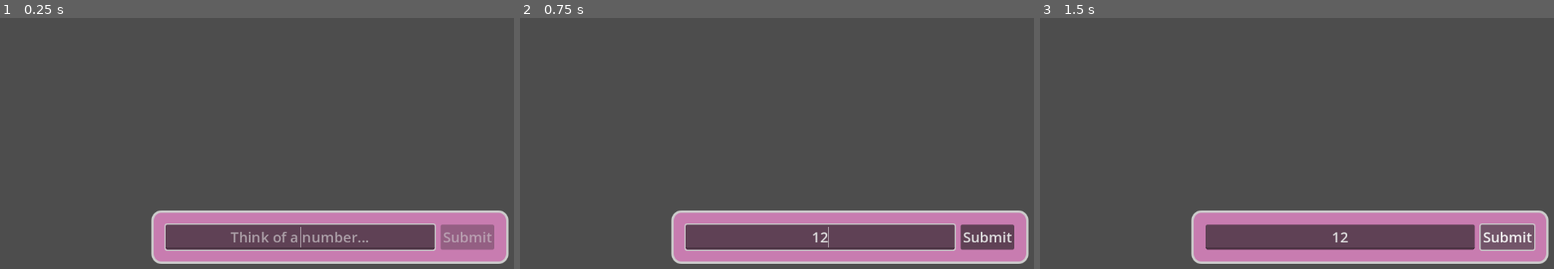
Above: before the commit, frames 1-3 (left to right).
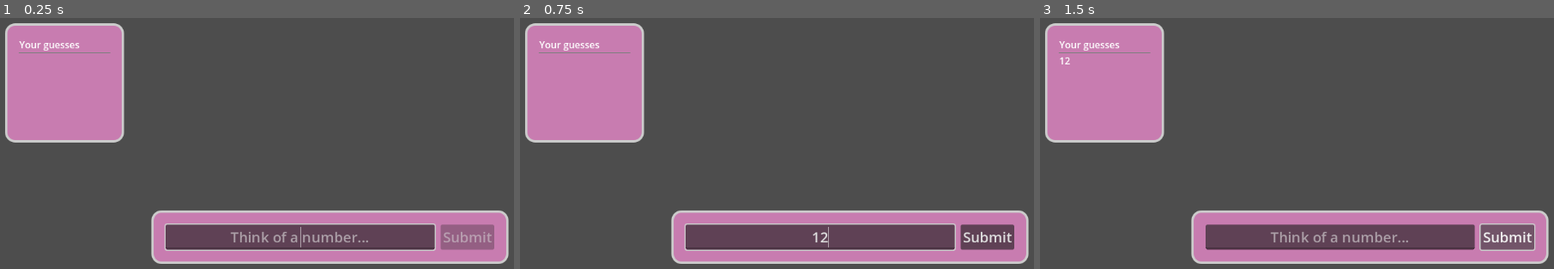
Above: after the commit, the same moments.

Repository: phrasmotica/think-of-a-number
Game: Godot game, scene res://scenes/game.tscn
Two runs of this game, one before a commit and one after it. Both use one fixed random seed, a clock stepped at 60 frames per second and the inputs below.
Inputs (mouse positions are in pixels of both pictures, inside the frame that each line leads up to):
- Up to frame 1 (0.25 s): no input
- Up to frame 2 (0.75 s): click (818, 236) at 0.52 s; type "12" at 0.6 s
- Up to frame 3 (1.5 s): click "Submit" at 1.25 s

The runs differ from the first frame. In frame 1, 11% of the frame differs, in the area x 1-25%, y 2-50%; in frame 2, 11%; in frame 3, 11%, in the area x 1-72%, y 2-90%.

Commit message:
Create UI scene for tracking the guesses made so far

Diff:
--- a/scenes/game.tscn
+++ b/scenes/game.tscn
@@ -1,7 +1,8 @@
-[gd_scene load_steps=3 format=3 uid="uid://bf1jcgnoh4v45"]
+[gd_scene load_steps=4 format=3 uid="uid://bf1jcgnoh4v45"]
 
 [ext_resource type="PackedScene" uid="uid://m5dffj8my3kp" path="res://scenes/game_manager.tscn" id="1_0tytt"]
 [ext_resource type="PackedScene" uid="uid://gksavxrlke4t" path="res://scenes/answer_panel.tscn" id="1_jftse"]
+[ext_resource type="PackedScene" uid="uid://nir80wbam710" path="res://scenes/progress_panel.tscn" id="3_ewt4v"]
 
 [node name="Game" type="Node2D"]
 
@@ -25,4 +26,18 @@
 [node name="AnswerPanel" parent="CanvasLayer/CenterContainer/MarginContainer" instance=ExtResource("1_jftse")]
 layout_mode = 2
 
+[node name="CenterContainer2" type="CenterContainer" parent="CanvasLayer"]
+offset_right = 260.0
+offset_bottom = 648.0
+
+[node name="MarginContainer" type="MarginContainer" parent="CanvasLayer/CenterContainer2"]
+layout_mode = 2
+theme_override_constants/margin_left = 20
+theme_override_constants/margin_right = 20
+
+[node name="ProgressPanel" parent="CanvasLayer/CenterContainer2/MarginContainer" instance=ExtResource("3_ewt4v")]
+layout_mode = 2
+
+[connection signal="accept_guess" from="GameManager" to="CanvasLayer/CenterContainer/MarginContainer/AnswerPanel" method="_on_game_manager_accept_guess"]
+[connection signal="accept_guess" from="GameManager" to="CanvasLayer/CenterContainer2/MarginContainer/ProgressPanel" method="_on_game_manager_accept_guess"]
 [connection signal="submit_answer" from="CanvasLayer/CenterContainer/MarginContainer/AnswerPanel" to="GameManager" method="_on_answer_panel_submit_answer"]
--- /dev/null
+++ b/scenes/progress_panel.tscn
@@ -0,0 +1,43 @@
+[gd_scene load_steps=3 format=3 uid="uid://nir80wbam710"]
+
+[ext_resource type="Theme" uid="uid://skah0wjpgann" path="res://theme_default.tres" id="1_5nf0g"]
+[ext_resource type="Script" path="res://scripts/progress_panel.gd" id="2_xxs37"]
+
+[node name="ProgressPanel" type="PanelContainer"]
+custom_minimum_size = Vector2(200, 200)
+theme = ExtResource("1_5nf0g")
+script = ExtResource("2_xxs37")
+
+[node name="MarginContainer" type="MarginContainer" parent="."]
+layout_mode = 2
+theme_override_constants/margin_left = 20
+theme_override_constants/margin_top = 20
+theme_override_constants/margin_right = 20
+theme_override_constants/margin_bottom = 20
+
+[node name="VBoxContainer" type="VBoxContainer" parent="MarginContainer"]
+layout_mode = 2
+theme_override_constants/separation = 0
+
+[node name="HeaderLabel" type="Label" parent="MarginContainer/VBoxContainer"]
+layout_mode = 2
+text = "Your guesses"
+
+[node name="HSeparator" type="HSeparator" parent="MarginContainer/VBoxContainer"]
+layout_mode = 2
+
+[node name="GuessesContainer" type="VBoxContainer" parent="MarginContainer/VBoxContainer"]
+unique_name_in_owner = true
+layout_mode = 2
+
+[node name="Label" type="Label" parent="MarginContainer/VBoxContainer/GuessesContainer"]
+layout_mode = 2
+text = "0"
+
+[node name="Label2" type="Label" parent="MarginContainer/VBoxContainer/GuessesContainer"]
+layout_mode = 2
+text = "1"
+
+[node name="Label3" type="Label" parent="MarginContainer/VBoxContainer/GuessesContainer"]
+layout_mode = 2
+text = "2"
--- a/scripts/answer_panel.gd
+++ b/scripts/answer_panel.gd
@@ -39,3 +39,6 @@
 
 func _on_submit_button_pressed():
 	submit_from_text(answer_input.text)
+
+func _on_game_manager_accept_guess(_guess: int):
+	answer_input.text = ""
--- a/scripts/game_manager.gd
+++ b/scripts/game_manager.gd
@@ -1,17 +1,21 @@
 extends Node
 
 var secret_number: int
+
+signal accept_guess(guess: int)
 
 func _ready():
     secret_number = randi_range(1, 100)
 
     print("The secret number is " + str(secret_number))
 
-func submit_answer(answer: int):
-    if answer == secret_number:
+func submit_guess(guess: int):
+    if guess == secret_number:
         print("You win!")
     else:
         print("Try again.")
 
-func _on_answer_panel_submit_answer(answer: int):
-    submit_answer(answer)
+    accept_guess.emit(guess)
+
+func _on_answer_panel_submit_answer(guess: int):
+    submit_guess(guess)
--- /dev/null
+++ b/scripts/progress_panel.gd
@@ -0,0 +1,14 @@
+extends PanelContainer
+
+@onready
+var guesses_container: VBoxContainer = %GuessesContainer
+
+func _ready():
+    for c in guesses_container.get_children():
+        c.queue_free()
+
+func _on_game_manager_accept_guess(guess: int):
+    var label = Label.new()
+    label.text = str(guess)
+
+    guesses_container.add_child(label)
